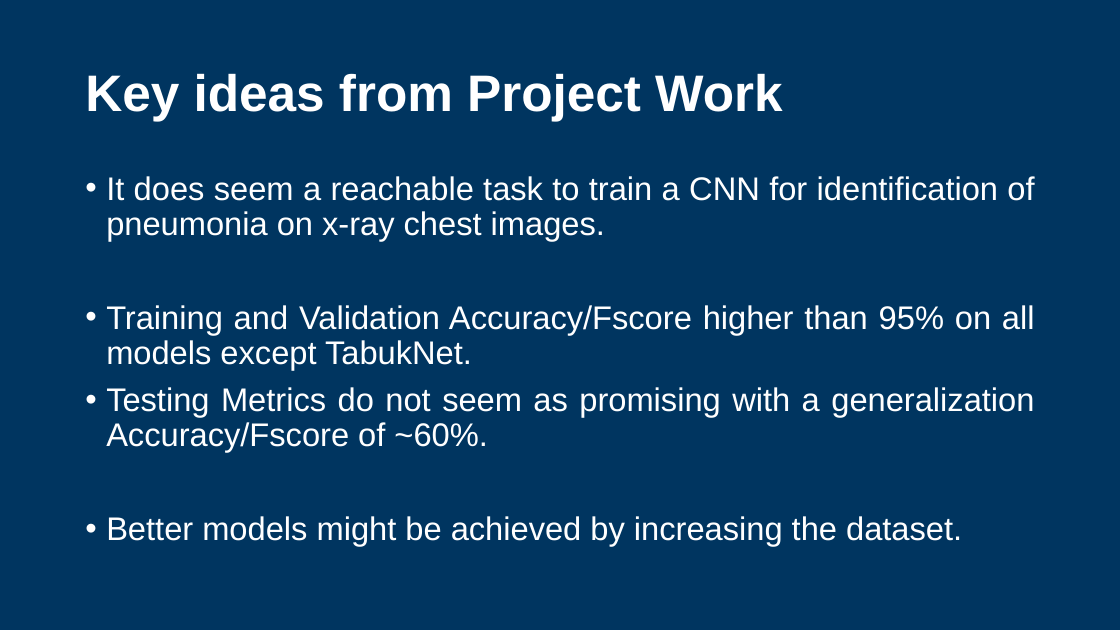
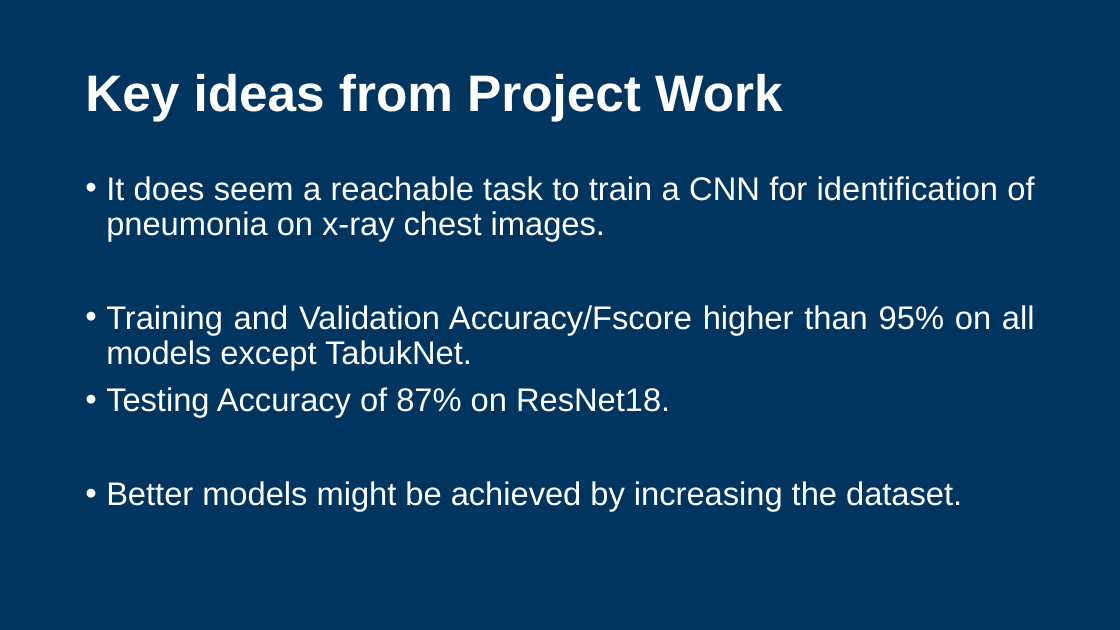
Before and after one commit to fernand0labra/ltu-M7016H, a slide deck: slide 39 of docs/presentation.pptx. Drawn at 1120x630 pixels with LibreOffice and Linux fonts; fonts in the diff are those of the drawing; background and template pictures are left out. Boxes give left, top, right and bottom in pixels: in the first picture for what was removed or moved away, otherwise in the second. Text is boxed around its words. In the diff, an @@ line names an element or a change of style, - is before the commit and + after.

```diff
--- a/docs/presentation.pptx
+++ b/docs/presentation.pptx
@@ text at [106,387,670,417]: text changed @@
-• Testing Metrics do not seem as promising with a generalization Accuracy/Fscore of ~60%.
+• Testing Accuracy of 87% on ResNet18.
```
Also in this commit, not shown: 16 other slides changed, 1 slide removed.
